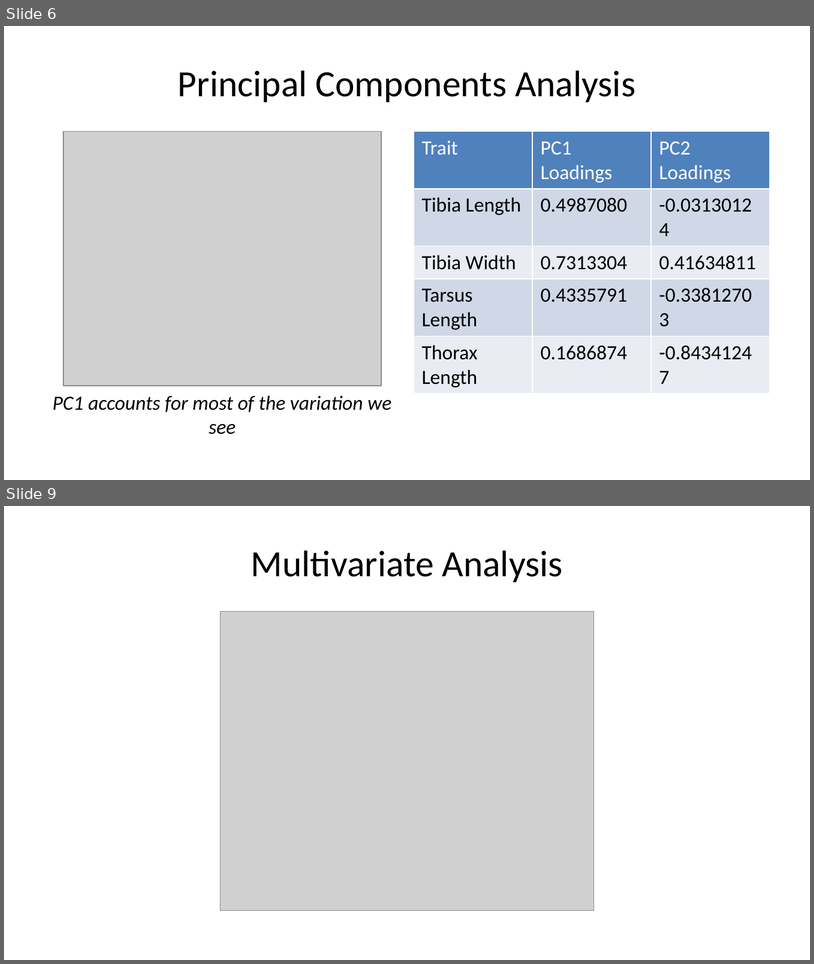
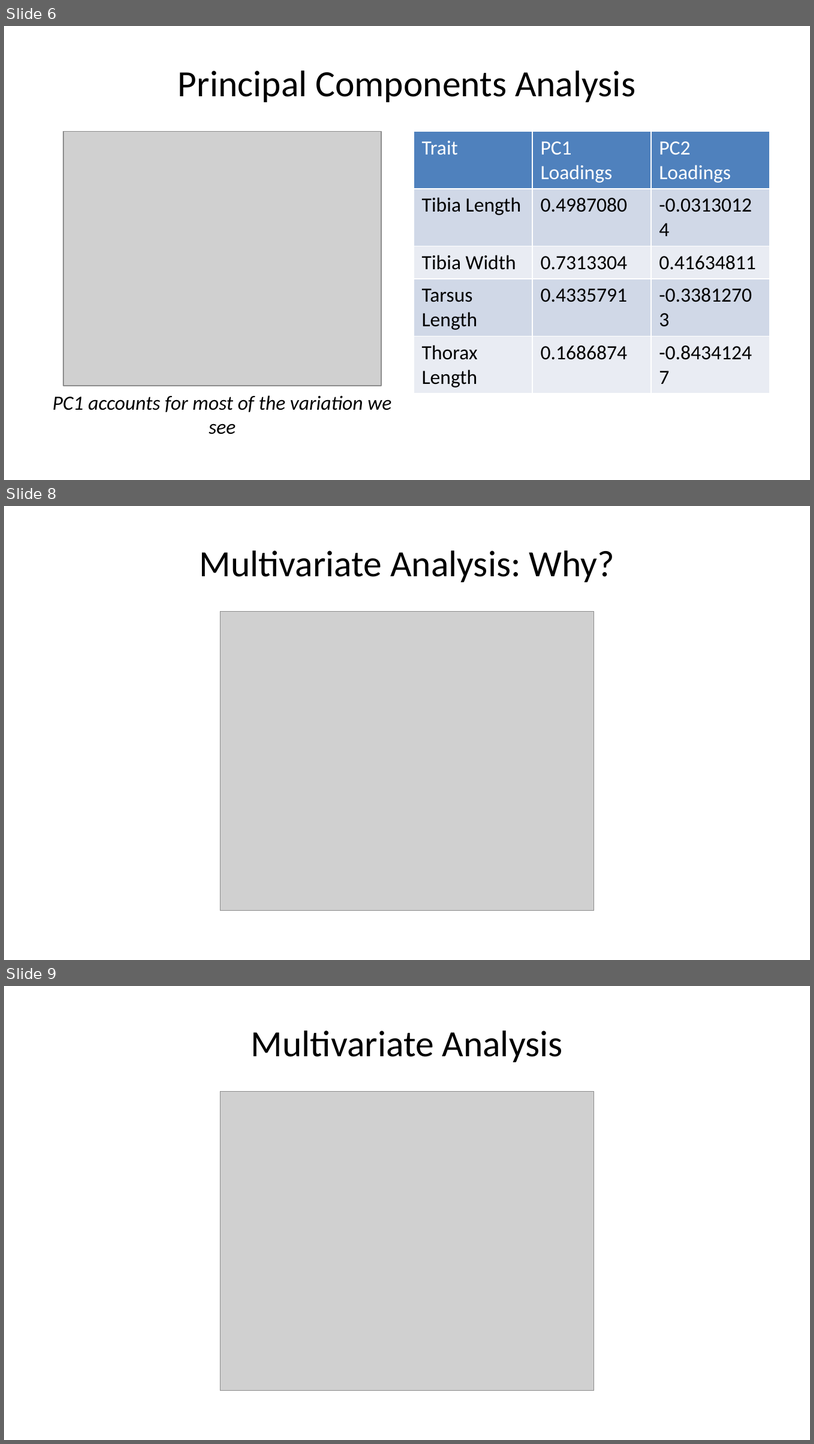
Before and after one commit to marabass/Dpro_CD_SD, a slide deck: SexDimDPro.pptx. Shown one above the other, each under a label of ours: slides 6 and 9 before the commit, slides 6, 8 and 9 after it; the slides between them are not shown. The pictures are 814x964 and 814x1444 pixels, drawn with LibreOffice and Linux fonts; fonts in the diff are those of the drawing; grey boxes stand for pictures. Boxes give left, top, right and bottom in pixels: in the first picture for what was removed or moved away, otherwise in the second. Text is boxed around its words. In the diff, an @@ line names an element or a change of style, - is before the commit and + after.

```diff
--- a/SexDimDPro.pptx
+++ b/SexDimDPro.pptx
@@ slide 8 added at [4,506,810,960], background #FFFFFF @@
@@ title added at [199,550,615,582], 33 pt, text #000000 @@
+Multivariate Analysis: Why?
@@ picture added at [220,612,594,911] @@
```
Also in this commit, not shown: 2 slides changed, 1 other slide added, 1 slide removed, 1 other file.
